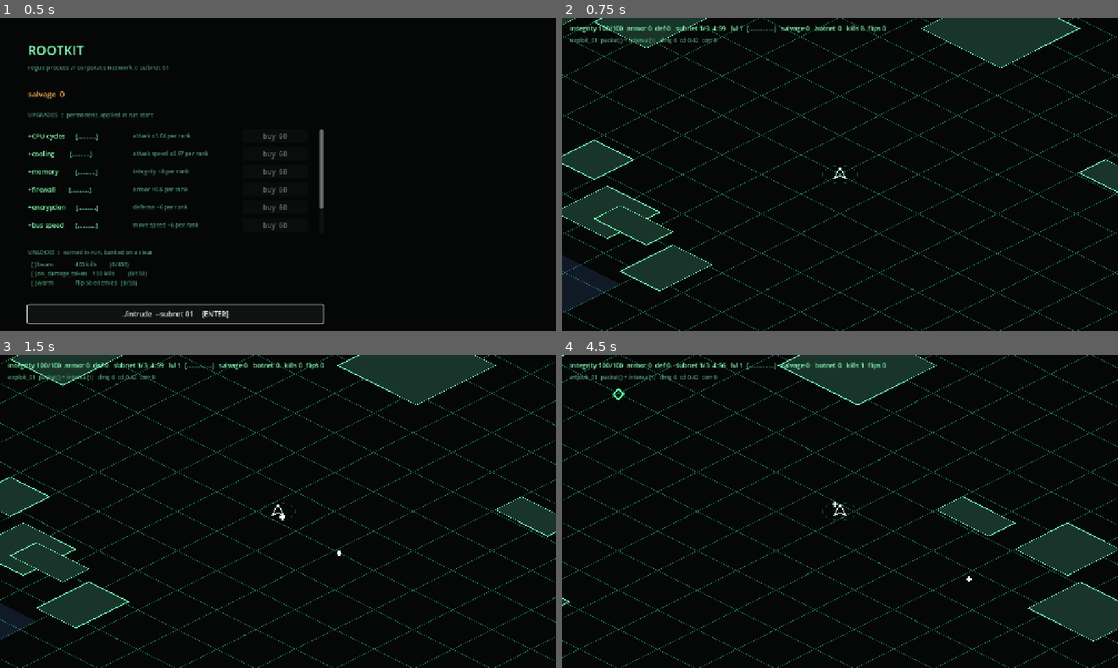
Above: before the commit, frames 1-4 (two rows, left to right).
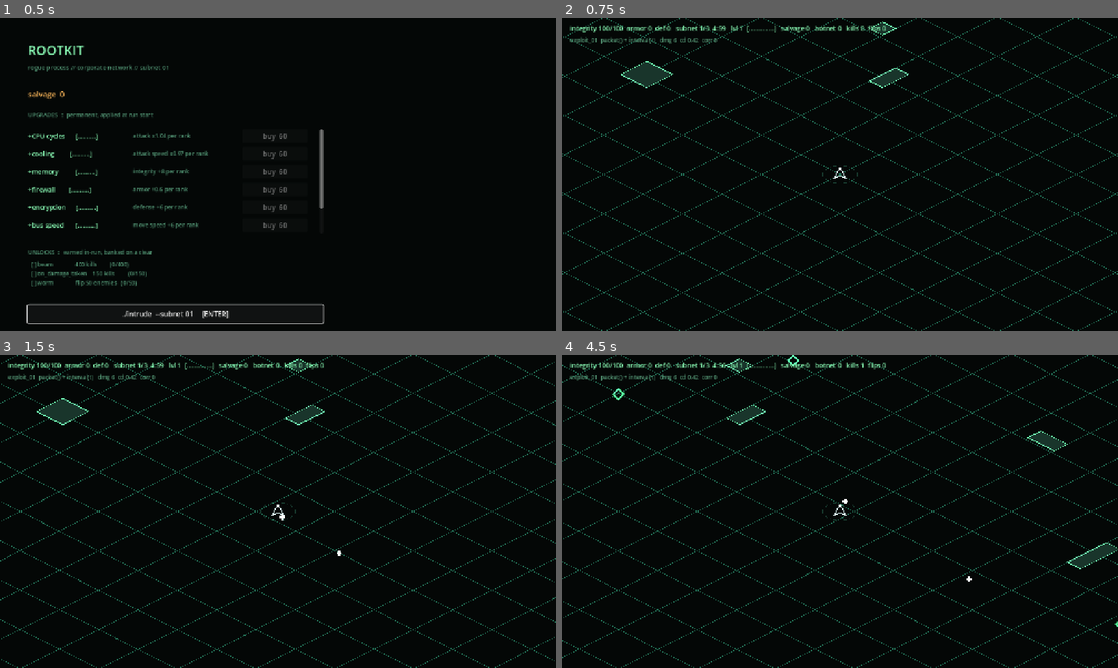
Above: after the commit, the same moments.

Repository: seanperkins/rootkit-game
Game: Godot game, scene res://scenes/main.tscn
Same seed, same stepped clock (60 frames per second), same inputs: the game is played once before the commit and once after it.
Inputs:
- Up to frame 1 (0.5 s): no input
- Up to frame 2 (0.75 s): click "./intrude --subnet 01 [ENTER]" at 0.5 s
- Up to frame 3 (1.5 s): tap Enter at 1.25, 1.35 s; hold D from 1.28 s (still down)
- Up to frame 4 (4.5 s): release D at 2.03 s; hold S 2.03-2.78 s; tap one key every 0.75 s from 2.1 s: Keypad Enter R Enter Keypad Enter; hold D 2.78-3.53 s; hold W 3.53-4.28 s; hold A from 4.28 s (still down)

Frame 1 is identical in both runs. In frame 2, 9.9% of the frame differs, in the area x 0-100%, y 0-95%; in frame 3, 9.2%; in frame 4, 7.1%.

Commit message:
feat: flat 3% wall density with smaller barriers

Diff:
--- a/scripts/run/terrain.gd
+++ b/scripts/run/terrain.gd
@@ -81,8 +81,11 @@
 ## seconds are never spent wedged against rock.
 const WALL_MARGIN := 260.0
 
-const DENSITY_BASE := 0.08
-const DENSITY_PER_SUBNET := 0.05
+## Flat across subnets. This was 8% rising to 18%, and the ramp was the wrong
+## lever: a late subnet with less room to kite reads as cramped, not as hard.
+## Difficulty escalates through enemy HP and the wave table instead.
+const DENSITY_BASE := 0.03
+const DENSITY_PER_SUBNET := 0.0
 
 ## The floor the generator's own output is held to in test. Filling unreachable
 ## pockets cannot fail, but it CAN eat the arena on a pathological seed, and a
@@ -119,8 +122,11 @@
 	var attempts := 0
 	while placed < target and attempts < PLACE_ATTEMPTS:
 		attempts += 1
-		var rw := rng.randi_range(2, 6)
-		var rh := rng.randi_range(2, 6)
+		# Small. At 2-6 cells these read as slabs you route around; at 1-3 they
+		# read as scattered cover you weave through, which is what the arena
+		# wants at 3% coverage.
+		var rw := rng.randi_range(1, 3)
+		var rh := rng.randi_range(1, 3)
 		var cx := rng.randi_range(0, w - rw)
 		var cy := rng.randi_range(0, h - rh)
 		var r := Rect2(origin + Vector2(cx, cy) * CELL, Vector2(rw, rh) * CELL)
--- a/tests/test_terrain.gd
+++ b/tests/test_terrain.gd
@@ -79,8 +79,9 @@
 	finished["cell_lookup"] = true
 func density_scales_with_subnet() -> void:
 	_check("subnet 1 is the base density", Terrain.density_for(1), Terrain.DENSITY_BASE)
-	_check("subnet 3 is two steps up", Terrain.density_for(3),
-		Terrain.DENSITY_BASE + 2.0 * Terrain.DENSITY_PER_SUBNET)
+	# FLAT. Later subnets get harder through enemies and HP, not by taking away
+	# room to move — the ramp made late subnets feel cramped rather than hard.
+	_check("subnet 3 is the same", Terrain.density_for(3), Terrain.DENSITY_BASE)
 	# Subnet 0 must not underflow into a negative density.
 	_check("subnet 0 clamps to the base", Terrain.density_for(0), Terrain.DENSITY_BASE)
 
@@ -92,7 +93,7 @@
 	_check("same seed and subnet give the same walls", a.solid, b.solid)
 	_check("same seed and subnet give the same rects", a.rects.size(), b.rects.size())
 	_check("a different subnet gives a different arena", a.solid == c.solid, false)
-	_check("a later subnet is denser", _solid_count(c) > _solid_count(a), true)
+	# No "denser later" assertion any more: density is flat by design.
 
 ## The invariant the whole generator exists to protect. A sealed pocket is an
 ## unwinnable run: ICE, or the player, spawned inside one can never be reached.
